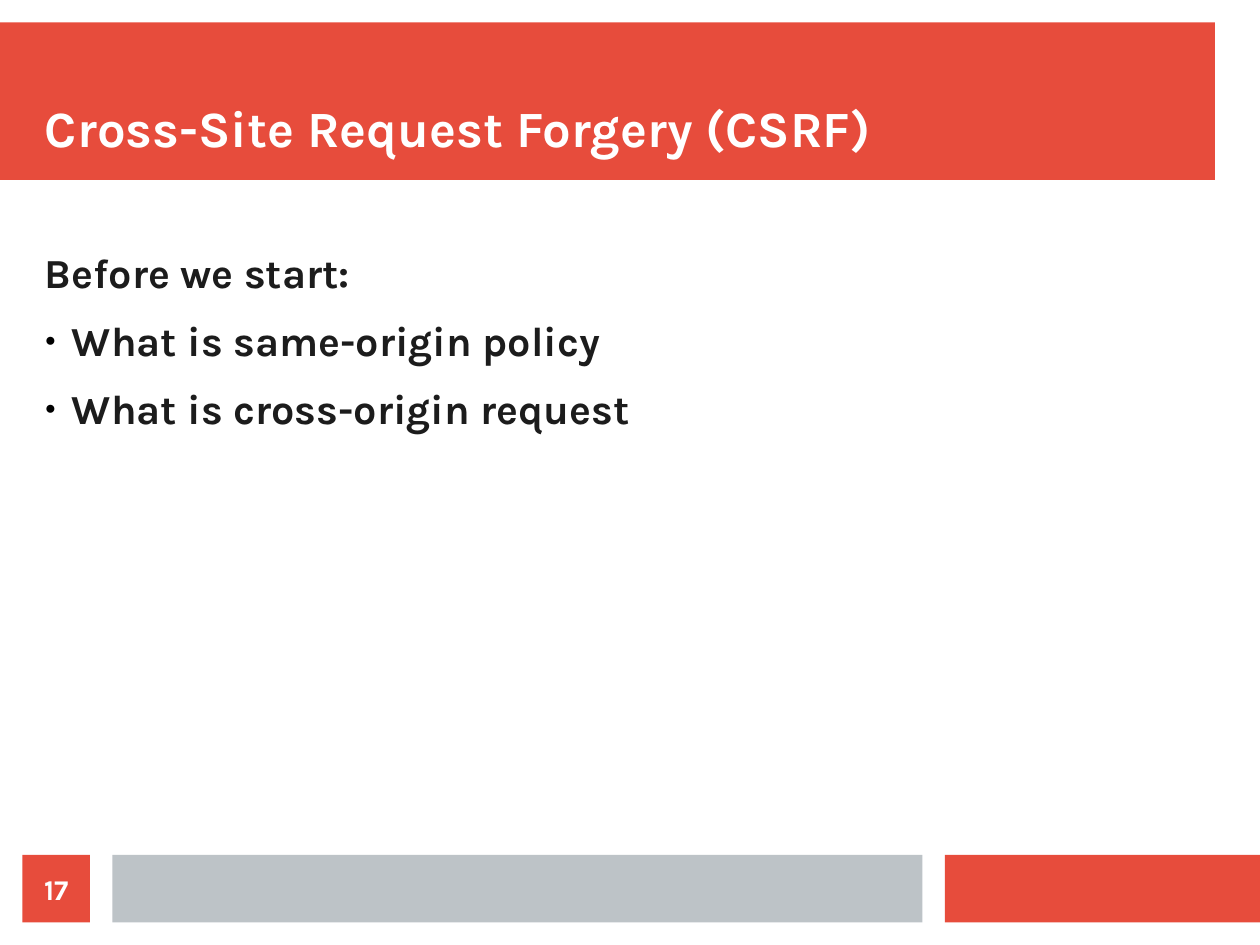
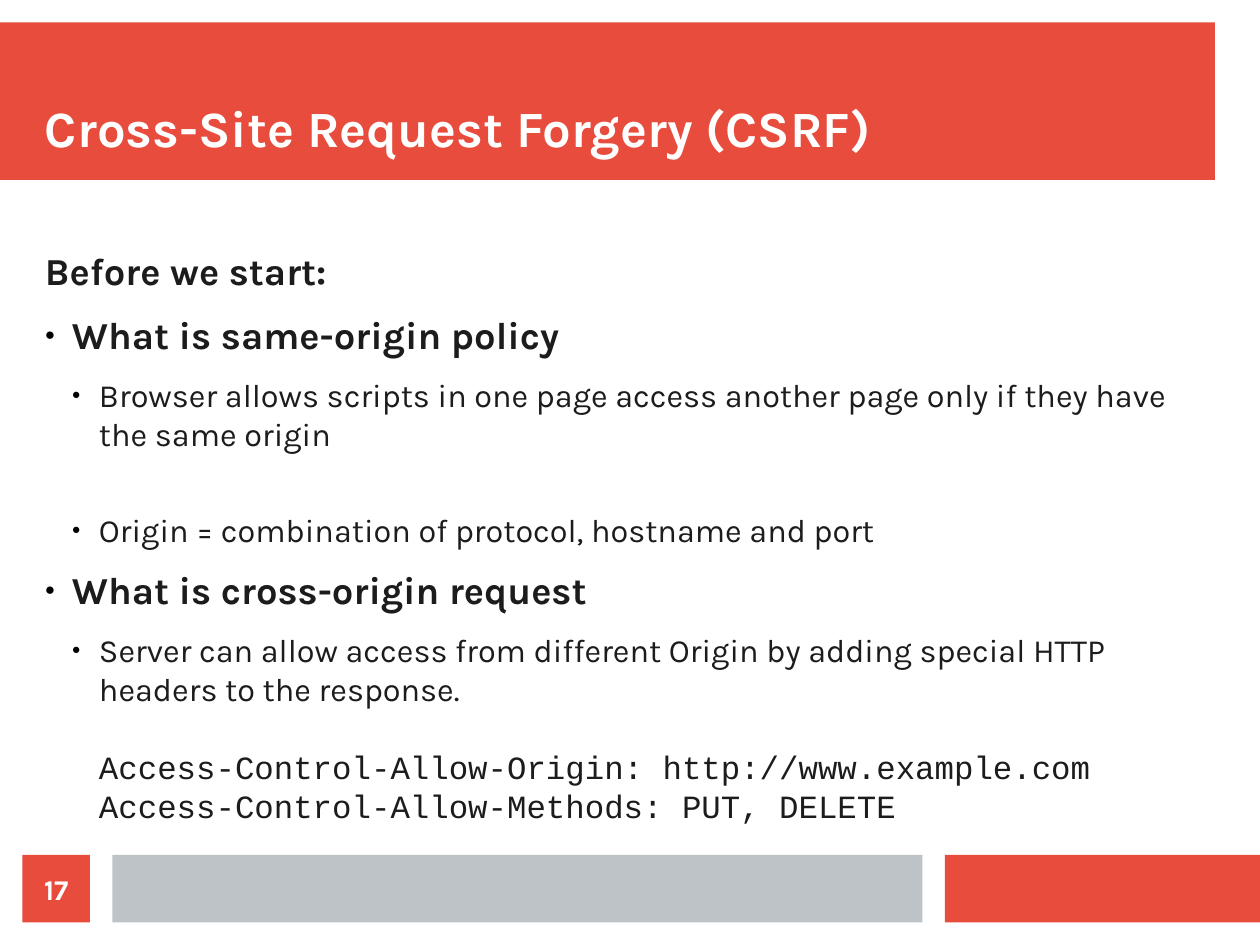
Before and after one commit to maxotta/pia-labs, a slide deck: slide 17 of lectures/security/security.odp. Drawn at 1260x945 pixels with LibreOffice and Linux fonts; fonts in the diff are those of the drawing. Boxes give left, top, right and bottom in pixels: in the first picture for what was removed or moved away, otherwise in the second. Text is boxed around its words. In the diff, an @@ line names an element or a change of style, - is before the commit and + after.

```diff
--- a/lectures/security/security.odp
+++ b/lectures/security/security.odp
@@ text at bbox=[45, 258, 587, 614]: size 26 to 24.1 pt in "Before we start:", "What is same-origin policy", "What is cross-origin request" @@
@@ text at bbox=[99, 384, 1165, 550]: paragraphs added @@
+  ● Browser allows scripts in one page access another page only if they have the same origin
+  ● Origin = combination of protocol, hostname and port
@@ text at bbox=[99, 639, 1105, 824]: paragraph added @@
+  ● Server can allow access from different Origin by adding special HTTP headers to the response.
+    Access-Control-Allow-Origin: http://www.example.com
+    Access-Control-Allow-Methods: PUT, DELETE
```
Also in this commit, not shown: 14 other slides changed, 3 slides added, 3 slides removed, 8 other files.
